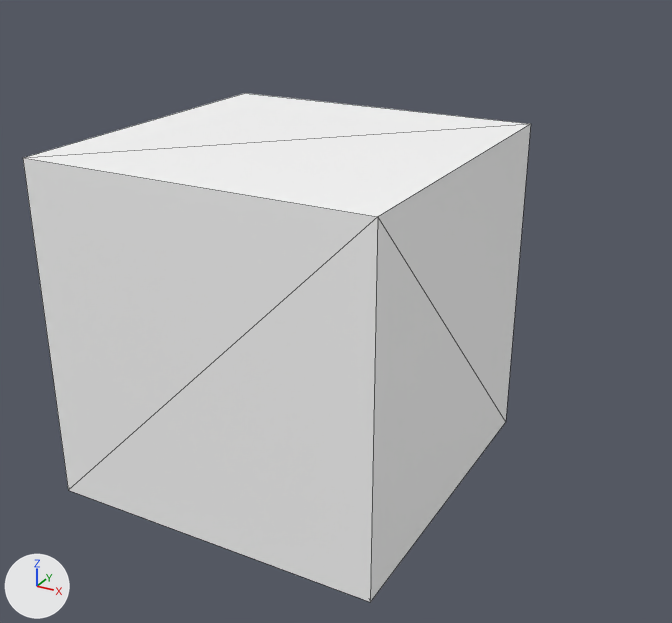
The Blender file Resources/LevelData/LevelData1/LevelEditor.blend as it was, and as the next commit left it.
The view is the same before and after, from a 50 mm lens placed at (2.62, -4.29, 2.18), pointed at (-0.49, 1.36, -0.65). Every picture has the same lights, and +X, +Y and +Z are marked at lower left. Mesh edges are drawn as thin lines.

The older version as bpy lines, for what is in view:
```python
me_cube = bpy.data.meshes.new('Cube')
me_cube.from_pydata(...)  # a box spanning x -1.0..1.0, y -1.0..1.0, z -1.0..1.0
me_cube.materials.append(mat_material)  # picture img_test_png
ob_cube = bpy.data.objects.new('Cube', me_cube)
ob_cube.location = (0.0, 0.0, 0.0)
```
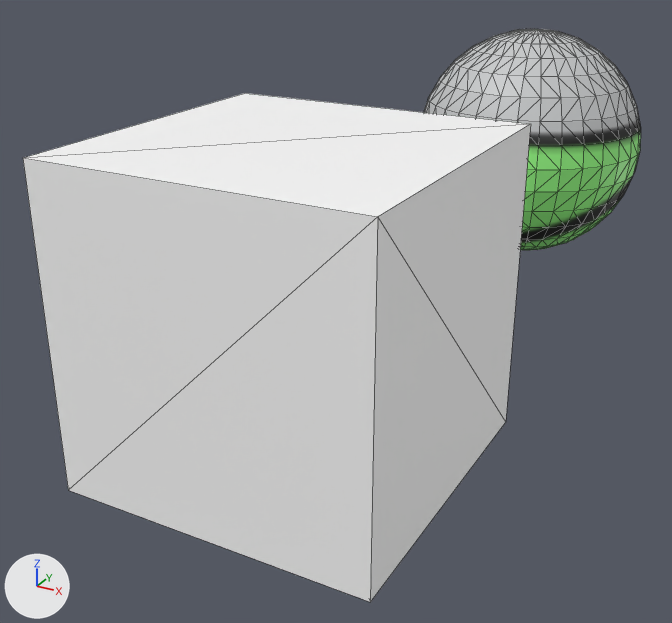
The change in detail:
Picture 'enemy.png.001' (img_enemy_png_001) is new.
Material 'マテリアル.003' (mat_マテリアル_003) is new.
Its texture is img_enemy_png_001.
Mesh me_td2_enemy_003 is new.
It is a UV sphere (32 segments, 16 rings, poles along z) spanning x -0.94..1.06, y -1.0..1.0, z -0.84..1.16.
It uses material mat_マテリアル_003 (picture img_enemy_png_001).
Object 'TD2_Enemy' (ob_td2_enemy) is new; it shows me_td2_enemy_003.
Its location is (0.0, 4.022, 0.0).

Pixel boxes [x1, y1, x2, y2] of what changed, in the pictures (672 x 623 px):
'TD2_Enemy', added: after [424, 29, 641, 250]
